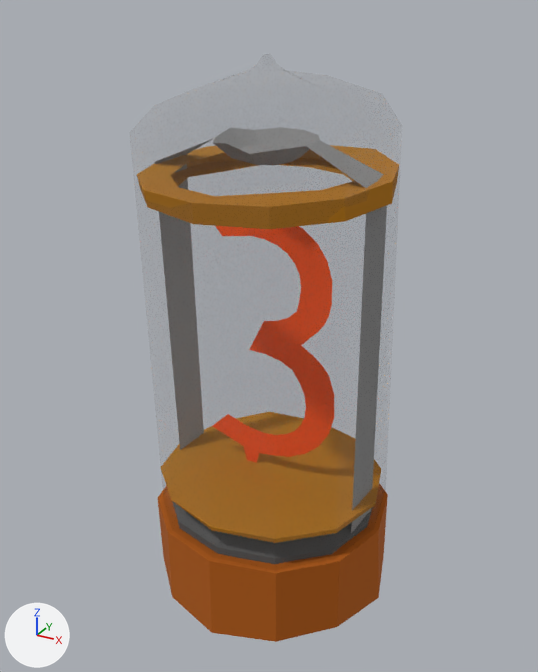
A saved change to the glTF model SpotTheDifference/models/obj_num03_base.gltf.
Rendered twice from a 50 mm camera at (0.416, -0.768, 0.735) aimed at (-0.004, -0.005, 0.353). The lights are fixed; the arrows at lower left show +X, +Y and +Z. Objects named as collision shapes, trigger or cutter boxes, shadow casters or lower levels of detail are left out. Vertices at the same position are counted once.

In view in the first picture: 'obj_num03_base'.
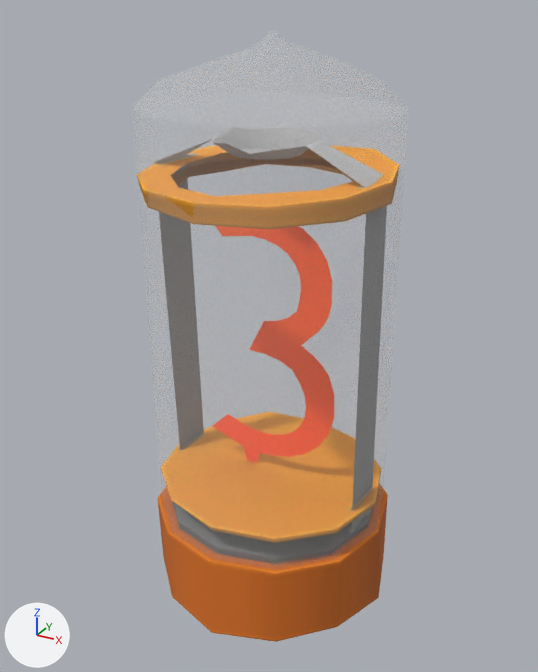
Location of each change, (x1, y1, x2, y2) in pixels of the pictures (538 x 672 px; the box of a moved part takes in the faces that stretch with it):
'obj_num03_glass', added: after (132, 30, 409, 569)
part 1 of me_cylinder_182, moved or reshaped (not visible afterwards): before (326, 507, 373, 549)
part 2 of me_cylinder_182, moved or reshaped (not visible afterwards): before (213, 127, 320, 165)
part 3 of me_cylinder_182, recoloured: before (137, 127, 399, 642); after (137, 176, 388, 642)

Patch to the scene script:
```diff
--- a/SpotTheDifference/models/obj_num03_base.gltf.py
+++ b/SpotTheDifference/models/obj_num03_base.gltf.py
@@ mat_obj_num03_base @@
+mat_obj_num03_base = bpy.data.materials.new('obj_num03_base')
+# uses the picture img_obj_num03_base
@@ me_cylinder_182 @@
 # verts and faces of me_cylinder_182; kept vertices keep their numbers, new ones are numbered from 365
-me_cylinder_182.from_pydata(...)  # 365 vertices, 599 faces; spans x -0.163..0.165, y -0.164..0.161, z -0.004..0.69
-me_cylinder_182.materials.append(mat_obj_global_glass)
+me_cylinder_182.from_pydata(...)  # 257 vertices, 387 faces; spans x -0.163..0.165, y -0.164..0.161, z -0.004..0.604
+# me_cylinder_182 part 1
+verts[66] = (0.108, 0.063, 0.131)  # moved
+verts[68] = (0.121, 0.0, 0.131)  # moved
+# me_cylinder_182 part 2
+verts[144] = (0.018, -0.03, 0.582)  # moved
+verts[145] = (-0.001, -0.04, 0.582)  # moved
+verts[146] = (-0.022, -0.038, 0.582)  # moved
+verts[147] = (-0.04, -0.027, 0.582)  # moved
+verts[148] = (-0.05, -0.009, 0.582)  # moved
+verts[155] = (0.029, -0.012, 0.582)  # moved
+verts[149] = (-0.047, 0.011, 0.582)  # moved
+verts[150] = (-0.036, 0.028, 0.582)  # moved
+verts[151] = (-0.018, 0.038, 0.582)  # moved
+verts[152] = (0.003, 0.038, 0.582)  # moved
+verts[153] = (0.02, 0.028, 0.582)  # moved
+verts[154] = (0.03, 0.009, 0.582)  # moved
+# me_cylinder_182 part 3: 387 faces spanning x -0.163..0.165, y -0.164..0.161, z -0.004..0.604 switch from mat_obj_global_steampunk01 to mat_obj_num03_base
@@ ob_obj_num03_glass @@
+ob_obj_num03_glass = bpy.data.objects.new('obj_num03_glass', me_mesh_042)  # 108 vertices, 212 faces; spans x -0.156..0.157, y -0.156..0.154, z 0.074..0.713; in mat_obj_num00_glass (white #ffffff)
+ob_obj_num03_glass.location = (0.0, 0.0, 0.0)
```
